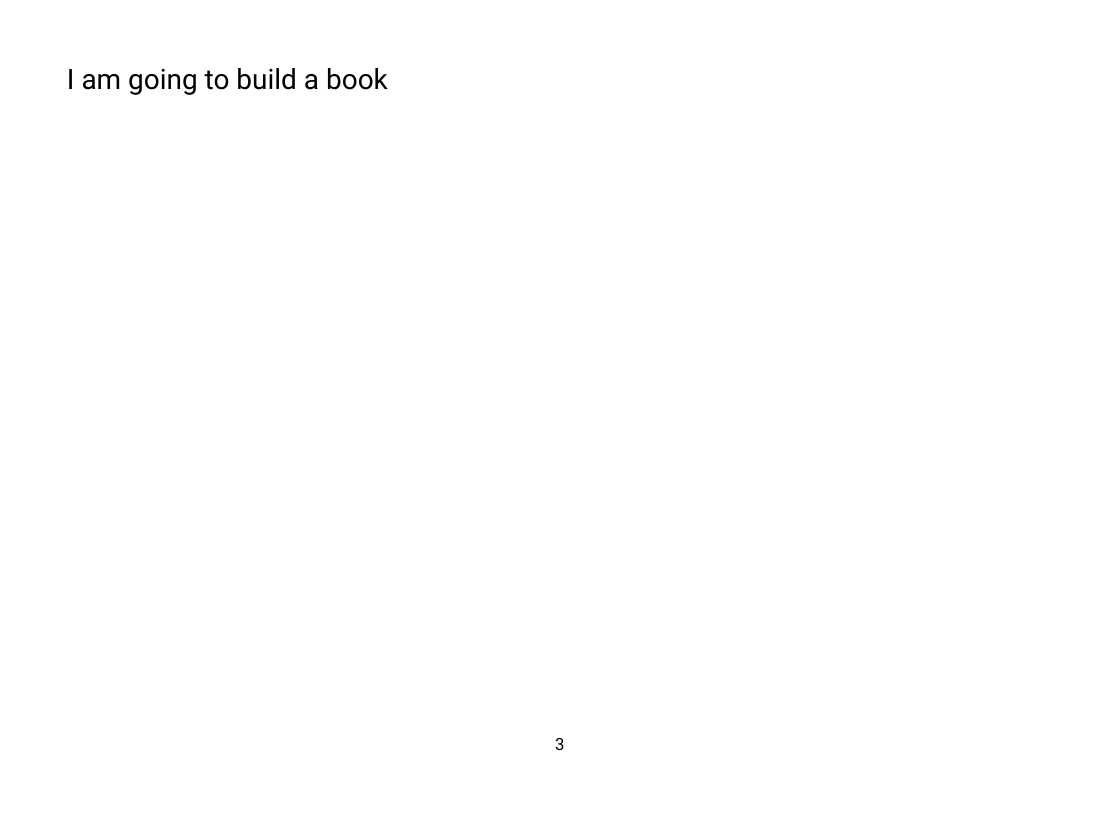
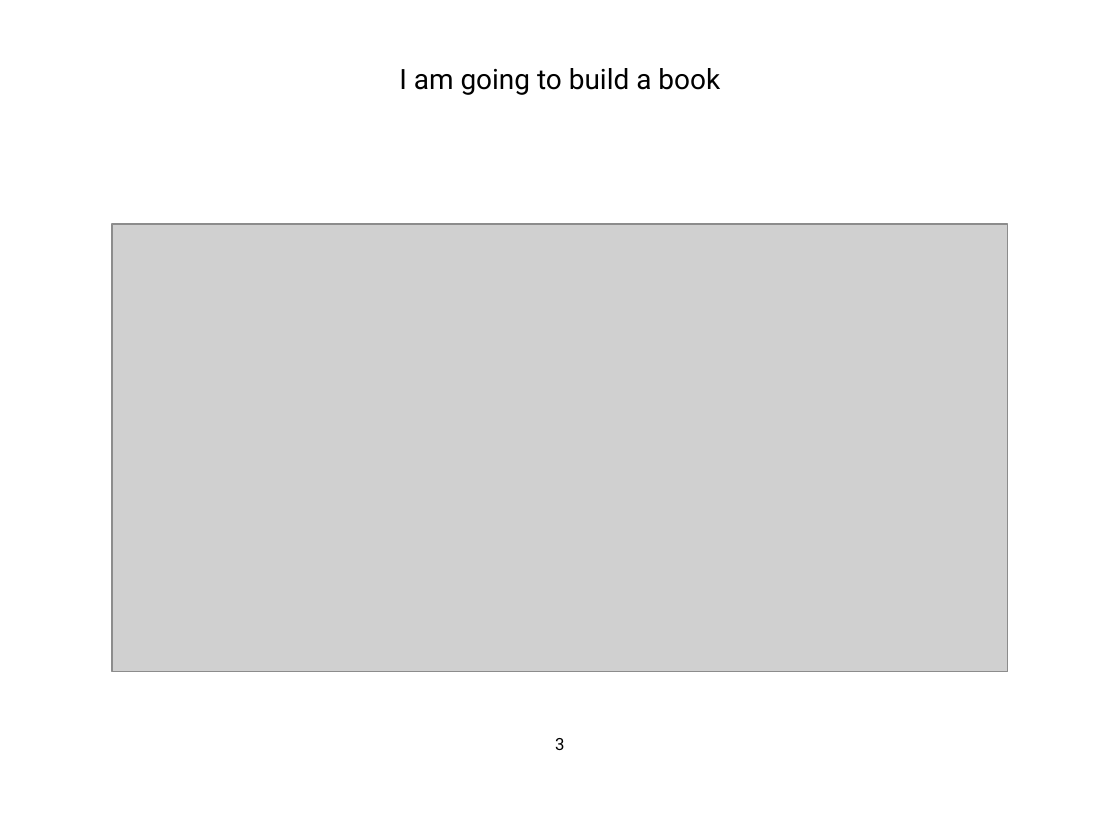
Before and after one commit to abidlabs/drawbook, a slide deck: slide 4 of test.pptx. Drawn at 1120x840 pixels with LibreOffice and Linux fonts; fonts in the diff are those of the drawing; grey boxes stand for pictures. Boxes give left, top, right and bottom in pixels: in the first picture for what was removed or moved away, otherwise in the second. Text is boxed around its words. In the diff, an @@ line names an element or a change of style, - is before the commit and + after.

```diff
--- a/test.pptx
+++ b/test.pptx
@@ text "I am going to build ..." at (399, 68, 720, 95): alignment left to centre @@
@@ picture added at (112, 224, 1008, 672) @@
```
Also in this commit, not shown: 2 other slides changed, 1 slide added, 1 slide removed, 3 other files.
